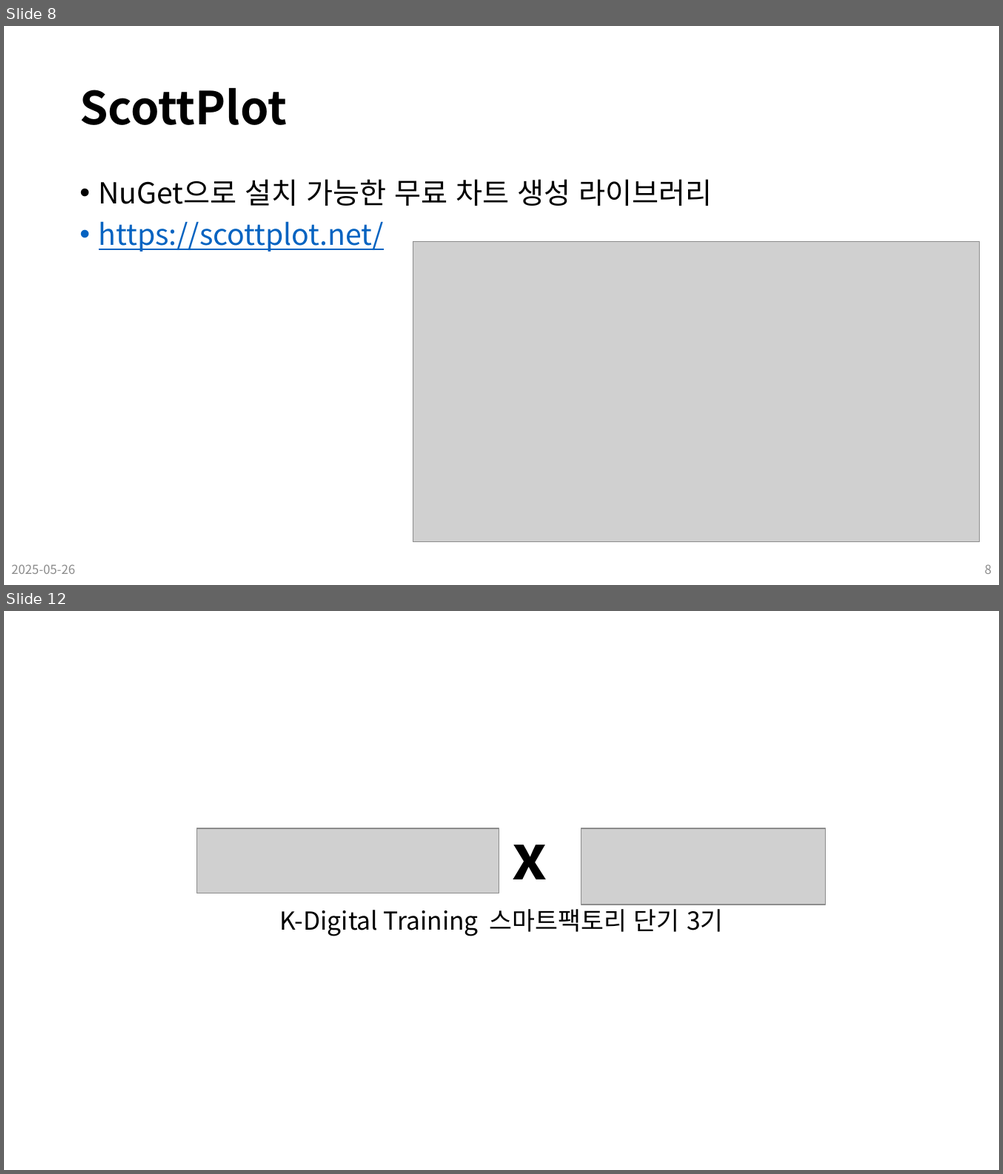
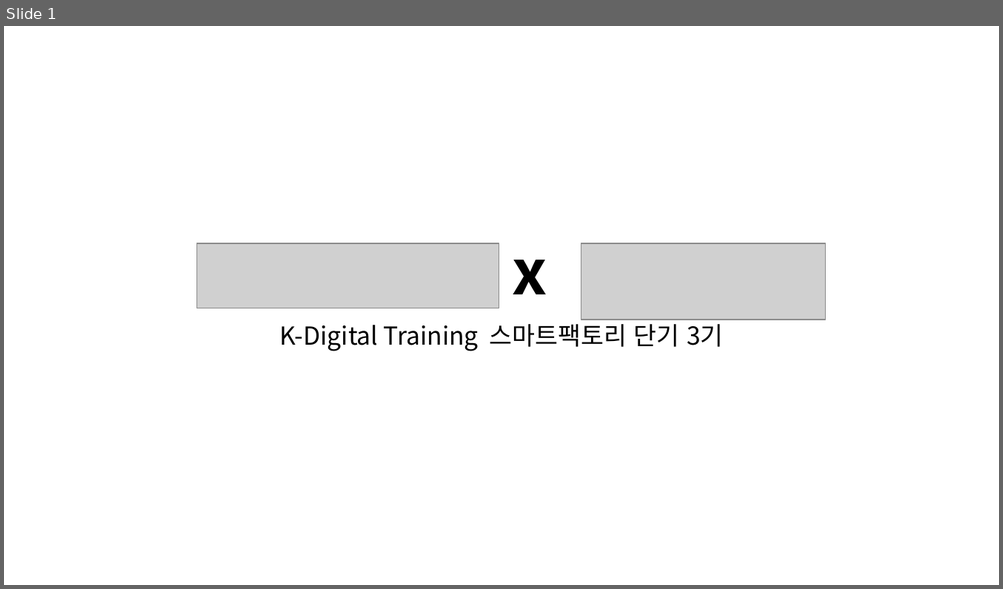
Before and after one commit to Leader-Lesson/KDT_SF_Short_5th, a slide deck: material/21_CSharp_WPF (DataFrame).pptx. Shown one above the other, each under a label of ours: slides 8 and 12 before the commit, slide 1 after it; the slides between them are not shown. The pictures are 1003x1174 and 1003x589 pixels, drawn with LibreOffice and Linux fonts; fonts in the diff are those of the drawing; grey boxes stand for pictures; background and template pictures are left out. Boxes give left, top, right and bottom in pixels: in the first picture for what was removed or moved away, otherwise in the second. Text is boxed around its words. In the diff, an @@ line names an element or a change of style, - is before the commit and + after.

```diff
--- a/material/21_CSharp_WPF (DataFrame).pptx
+++ b/material/21_CSharp_WPF (DataFrame).pptx
@@ slide 8 removed at (4,26,999,585), background #FFFFFF @@
@@ title removed at (79,88,287,125) @@
-ScottPlot
@@ text removed at (99,179,712,252) @@
-• NuGet으로 설치 가능한 무료 차트 생성 라이브러리
-• https://scottplot.net/
@@ picture removed at (413,241,979,543) @@
@@ text removed at (11,565,75,574) @@
-2025-05-26
@@ page number removed at (984,565,991,574) @@
-8
@@ what was slide 12 is now slide 1 @@
```
Also in this commit, not shown: 10 other slides removed, 11 other files.
